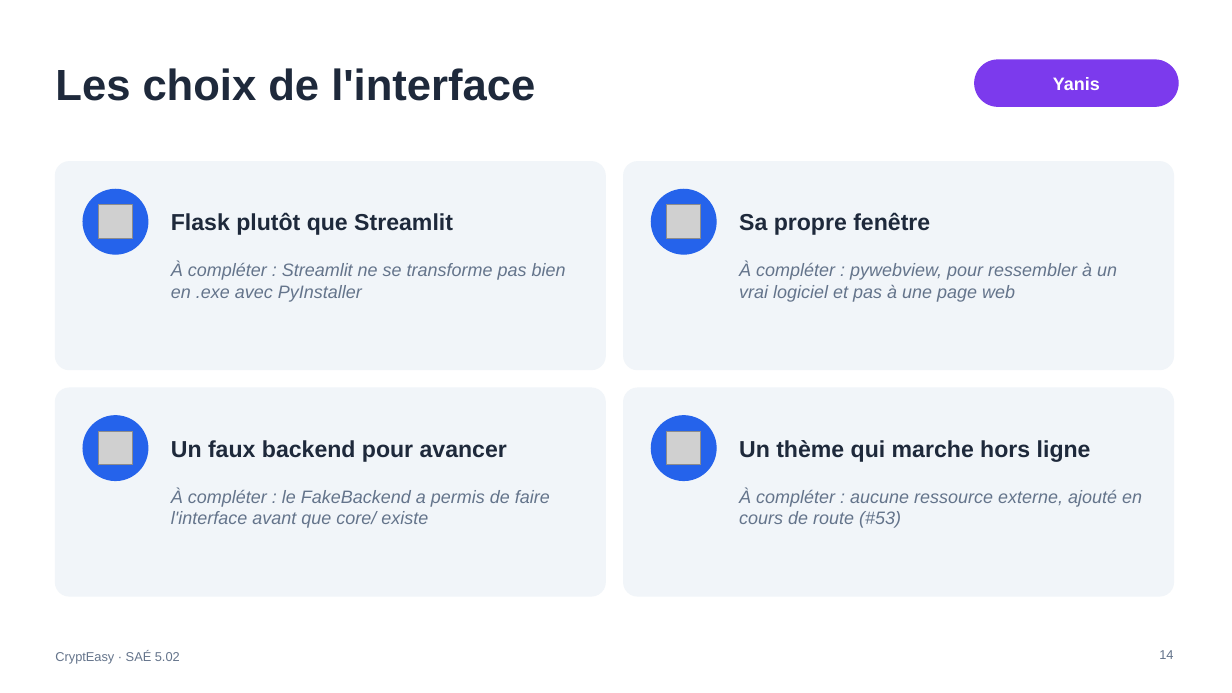
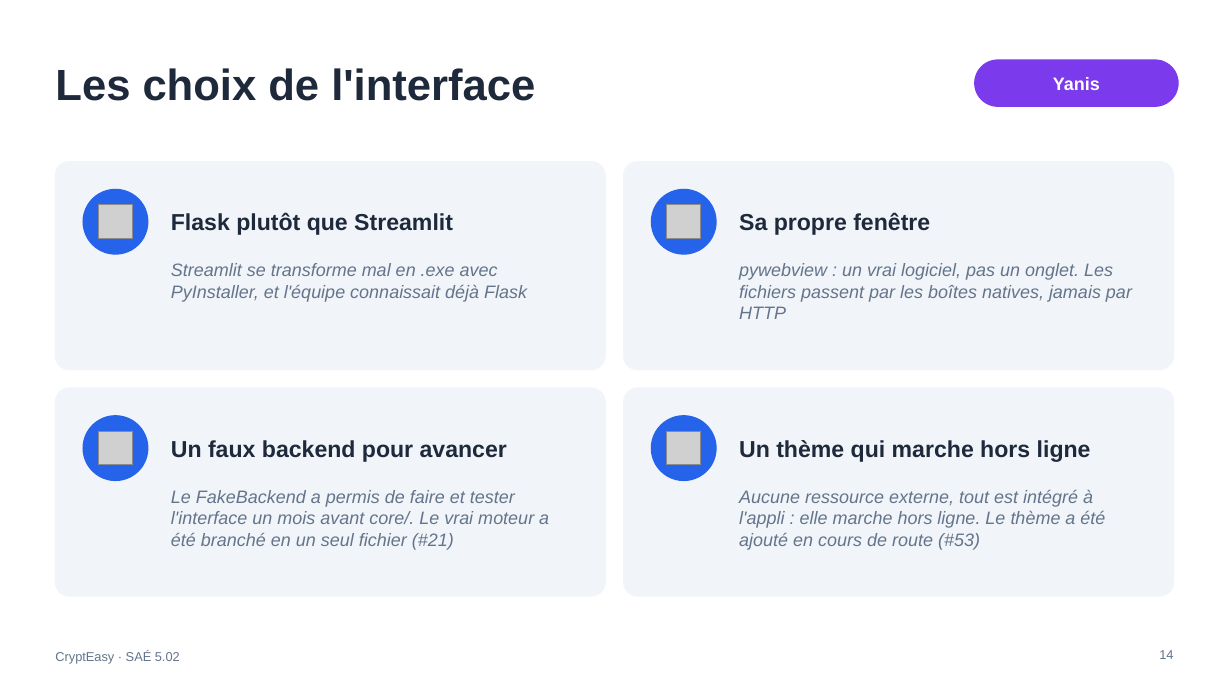
Before and after one commit to DiogoF-Hub/CryptEasy, a slide deck: slide 14 of docs/slides/CryptEasy_Soutenance_modele.pptx. Drawn at 1232x693 pixels with LibreOffice and Linux fonts; fonts in the diff are those of the drawing; grey boxes stand for pictures. Boxes give left, top, right and bottom in pixels: in the first picture for what was removed or moved away, otherwise in the second. Text is boxed around its words. In the diff, an @@ line names an element or a change of style, - is before the commit and + after.

```diff
--- a/docs/slides/CryptEasy_Soutenance_modele.pptx
+++ b/docs/slides/CryptEasy_Soutenance_modele.pptx
@@ text at (171, 263, 527, 302): text changed @@
-À compléter : Streamlit ne se transforme pas bien en .exe avec PyInstaller
+Streamlit se transforme mal en .exe avec PyInstaller, et l'équipe connaissait déjà Flask
@@ text at (739, 263, 1132, 319): text changed @@
-À compléter : pywebview, pour ressembler à un vrai logiciel et pas à une page web
+pywebview : un vrai logiciel, pas un onglet. Les fichiers passent par les boîtes natives, jamais par HTTP
@@ text at (171, 490, 549, 550): text changed @@
-À compléter : le FakeBackend a permis de faire l'interface avant que core/ existe
+Le FakeBackend a permis de faire et tester l'interface un mois avant core/. Le vrai moteur a été branché en un seul fichier (#21)
@@ text at (739, 490, 1105, 550): text changed @@
-À compléter : aucune ressource externe, ajouté en cours de route (#53)
+Aucune ressource externe, tout est intégré à l'appli : elle marche hors ligne. Le thème a été ajouté en cours de route (#53)
```
Also in this commit, not shown: 2 other slides changed.
